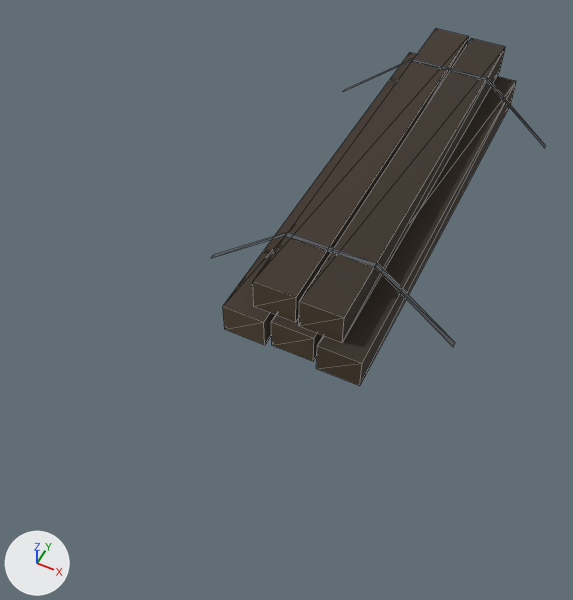
Two versions of the glTF model assets/models/railway-ties.glb, one commit apart.
Camera for both pictures: a 50 mm lens placed at (1.06, -3.51, 3.12), pointed at (-0.12, -1.14, 0.16). The axes (+X, +Y, +Z) are drawn at lower left. The lights are the same throughout. The picture after the commit comes second. Mesh edges are drawn as thin lines. Where no turn or scale is listed for an object, it has been applied to the vertices. Vertices at exactly the same position are counted once.

Names of what the first picture shows: 'RailwayTies_Strap', 'RailwayTies_TieEnd', 'RailwayTies_TieWood'.
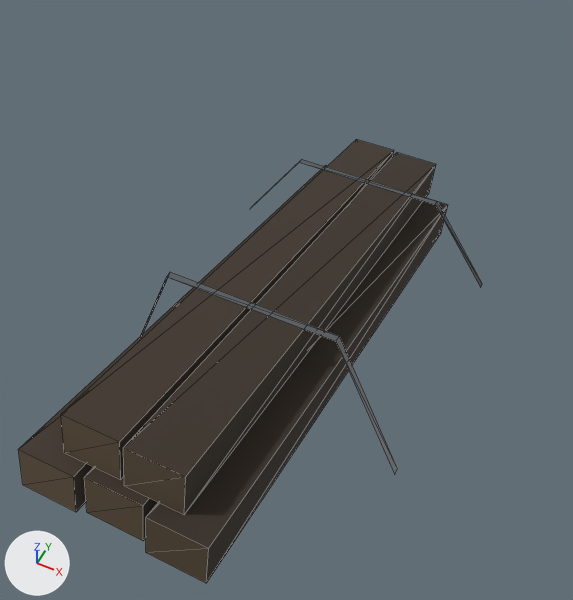
Boxes [x1, y1, x2, y2] around the edits, measured in the pictures (573 x 600 px; the box of a moved part takes in the faces that stretch with it):
'RailwayTies_TieWood', moved, turned
    before: [223, 29, 516, 384]
    after: [18, 139, 448, 583]
'RailwayTies_TieEnd', moved, turned
    before: [223, 282, 362, 386]
    after: [18, 415, 209, 583]
'RailwayTies_Strap', reshaped (9% taller)
    before: [212, 59, 546, 347]
    after: [141, 159, 482, 474]
part 1 of me_railwayties_strap, moved or reshaped
    before: [212, 232, 455, 347]
    after: [250, 159, 482, 288]
part 2 of me_railwayties_strap, moved or reshaped
    before: [343, 59, 546, 148]
    after: [141, 272, 397, 474]

Edits to the bpy script that builds the scene:
```text
Change me_railwayties_strap:
    used by ob_railwayties_strap; location = (0.0, 0.0, 0.0)
    before: 0 (-0.7, -0.92, 0.0) at pixel (210, 258), 3 (-0.7, -0.88, 0.0) at pixel (213, 254), 6 (0.7, -0.92, 0.0) at pixel (453, 347), 7 (0.7, -0.88, 0.0) at pixel (455, 342)
    before: 8 (-0.7, 0.88, 0.0) at pixel (342, 91), 11 (-0.7, 0.92, 0.0) at pixel (344, 89), 14 (0.7, 0.88, 0.0) at pixel (544, 148), 15 (0.7, 0.92, 0.0) at pixel (545, 145)
    remove me_railwayties_strap.from_pydata(...)  # 16 vertices, 12 faces; spans x -0.7..0.7, y -0.92..0.92, z 0.0..0.36
    add me_railwayties_strap.from_pydata(...)  # 16 vertices, 12 faces; spans x -0.7..0.7, y -1.72..-0.44, z 0.0..0.76
    me_railwayties_strap part 1
    add for i in [0, 3, 6, 7]: me_railwayties_strap.vertices[i].co += Vector((0.0, 0.45, 0.0))
    me_railwayties_strap.vertices[1].co: (-0.25, -0.92, 0.36) -> (-0.38, -0.47, 0.46)  # pixel (284, 235) -> pixel (299, 162)
    me_railwayties_strap.vertices[2].co: (-0.25, -0.88, 0.36) -> (-0.38, -0.44, 0.46)  # pixel (287, 232) -> pixel (301, 159)
    me_railwayties_strap.vertices[4].co: (0.25, -0.92, 0.36) -> (0.38, -0.47, 0.46)  # pixel (375, 267) -> pixel (435, 204)
    me_railwayties_strap.vertices[5].co: (0.25, -0.88, 0.36) -> (0.38, -0.44, 0.46)  # pixel (377, 263) -> pixel (437, 201)
    me_railwayties_strap part 2
    add for i in [8, 11, 14, 15]: me_railwayties_strap.vertices[i].co += Vector((0.0, -2.6, 0.0))
    me_railwayties_strap.vertices[9].co: (-0.25, 0.88, 0.36) -> (-0.38, -1.72, 0.76)  # pixel (411, 60) -> pixel (166, 276)
    me_railwayties_strap.vertices[10].co: (-0.25, 0.92, 0.36) -> (-0.38, -1.68, 0.76)  # pixel (412, 58) -> pixel (170, 271)
    me_railwayties_strap.vertices[12].co: (0.25, 0.88, 0.36) -> (0.38, -1.72, 0.76)  # pixel (486, 80) -> pixel (335, 341)
    me_railwayties_strap.vertices[13].co: (0.25, 0.92, 0.36) -> (0.38, -1.68, 0.76)  # pixel (487, 77) -> pixel (339, 336)
Change me_railwayties_tieend:
    used by ob_railwayties_tieend; location = (0.0, 0.0, 0.0)
    remove me_railwayties_tieend.from_pydata(...)  # 40 vertices, 20 faces; spans x -0.38..0.37, y -1.34..1.34, z 0.0..0.36
    add me_railwayties_tieend.from_pydata(...)  # 40 vertices, 20 faces; spans x -0.38..0.37, y -2.7..-0.01, z 0.01..0.95
    me_railwayties_tieend part 3: the whole mesh is turned -13.3 degrees about the x axis through its middle, then moved by (0.0, -1.36, 0.31)
Change me_railwayties_tiewood:
    used by ob_railwayties_tiewood; location = (0.0, 0.0, 0.0)
    remove me_railwayties_tiewood.from_pydata(...)  # 40 vertices, 40 faces; spans x -0.38..0.37, y -1.34..1.34, z 0.0..0.36
    add me_railwayties_tiewood.from_pydata(...)  # 40 vertices, 40 faces; spans x -0.38..0.37, y -2.7..-0.01, z 0.01..0.95
    me_railwayties_tiewood part 4: the whole mesh is turned -13.3 degrees about the x axis through its middle, then moved by (0.0, -1.36, 0.31)
```
